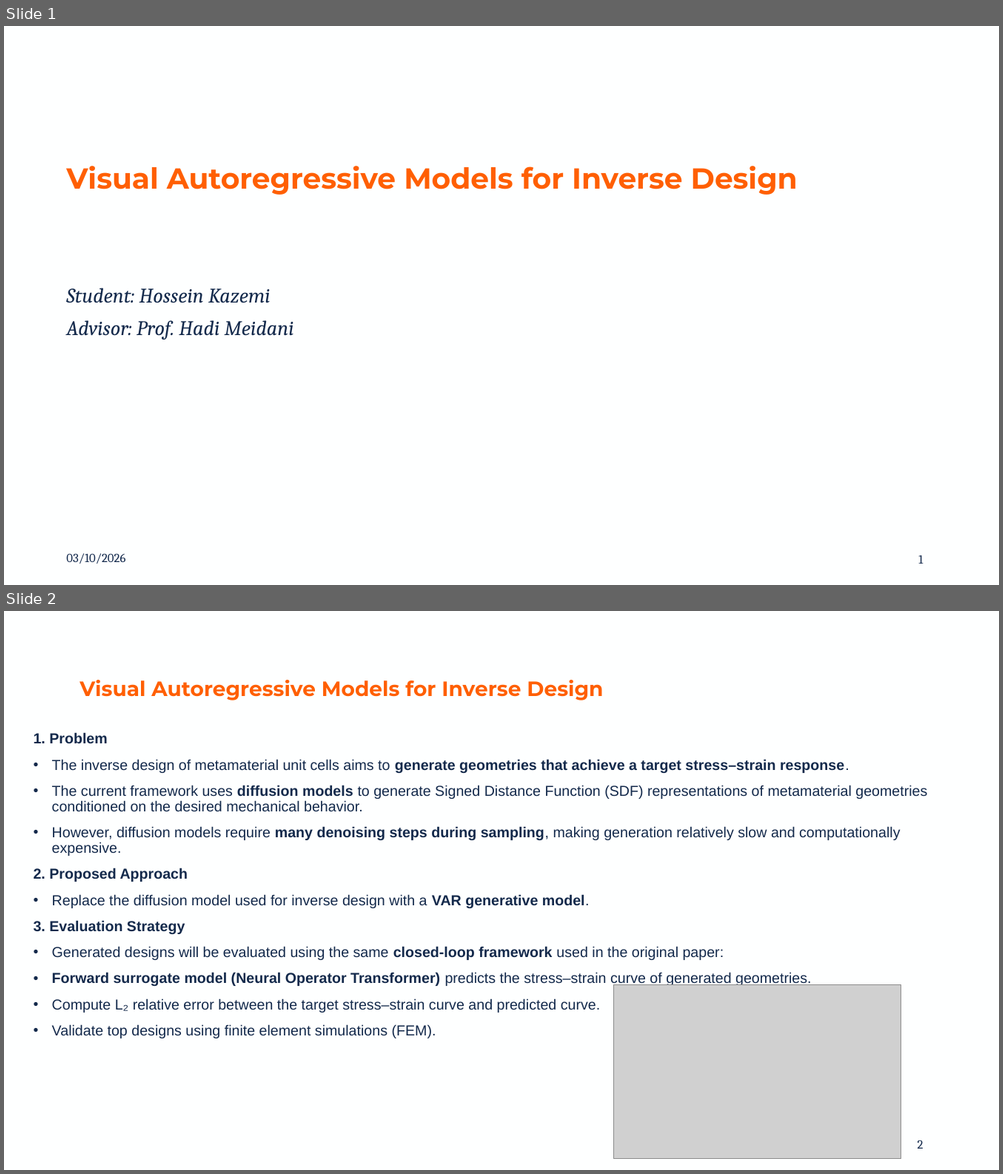
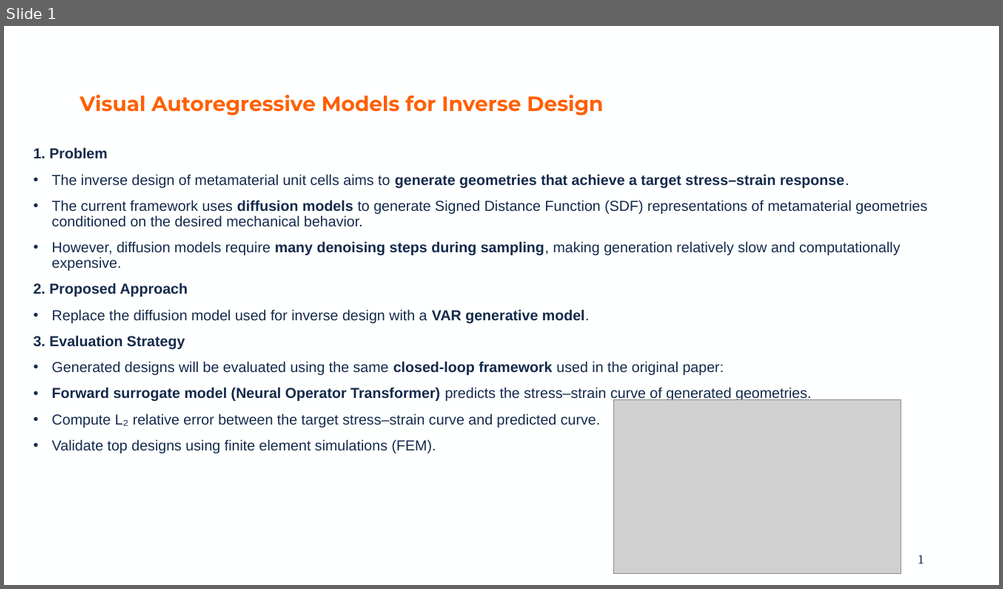
Before and after one commit to 598sml/prj_VAR_inverse_design, a slide deck: KickoffPresentation.pptx. Shown one above the other, each under a label of ours: slides 1 and 2 before the commit, slide 1 after it. The pictures are 1003x1174 and 1003x589 pixels, drawn with LibreOffice and Linux fonts; fonts in the diff are those of the drawing; grey boxes stand for pictures; background and template pictures are left out. Boxes give left, top, right and bottom in pixels: in the first picture for what was removed or moved away, otherwise in the second. Text is boxed around its words. In the diff, an @@ line names an element or a change of style, - is before the commit and + after.

Commit message:
update

```diff
--- a/KickoffPresentation.pptx
+++ b/KickoffPresentation.pptx
@@ slide 1 removed at <box>4,26,999,585</box>, background #FEFFFF @@
@@ title removed at <box>66,166,797,195</box> @@
-Visual Autoregressive Models for Inverse Design
@@ subtitle removed at <box>66,288,294,340</box> @@
-Student: Hossein Kazemi
-Advisor: Prof. Hadi Meidani
@@ text removed at <box>66,554,125,564</box> @@
-03/10/2026
@@ page number removed at <box>918,556,922,564</box> @@
-1
@@ what was slide 2 is now slide 1 @@
@@ page number at <box>918,556,922,564</box>: text changed @@
-2
+1
```
